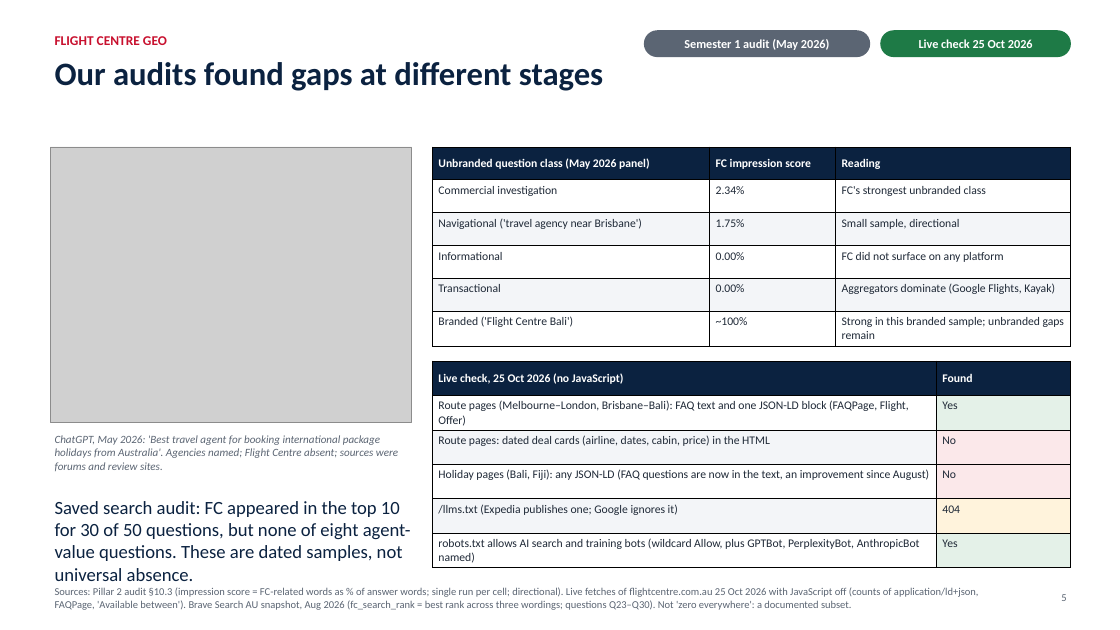
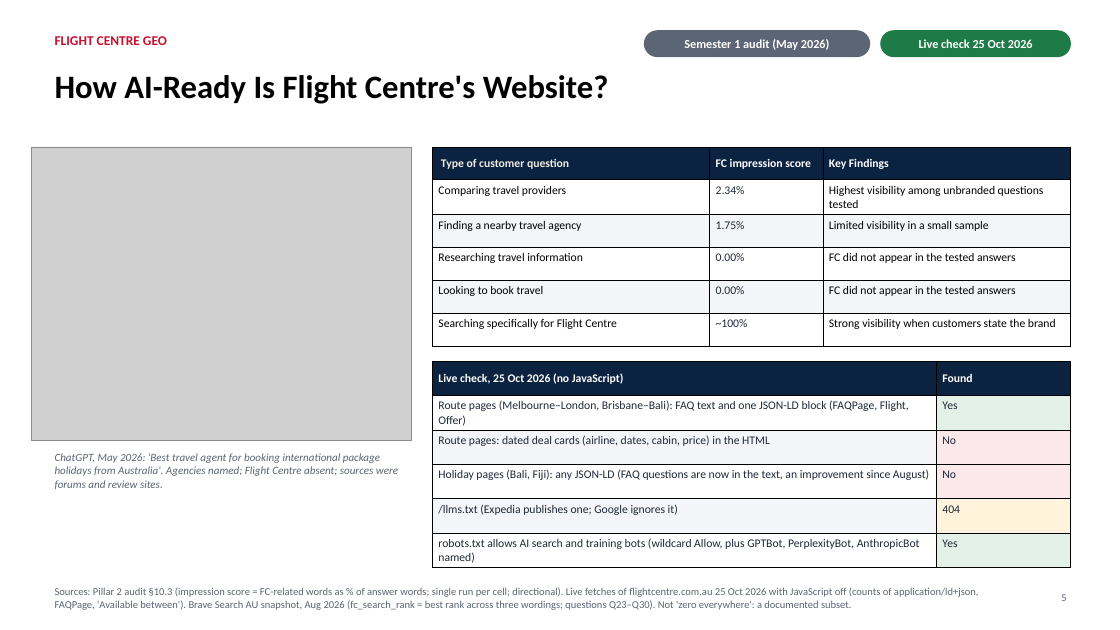
Before and after one commit to muhammadmubbashar/GEO--Generative-Engine-Optimisation, a slide deck: slide 6 of presentation/FC_GEO_Leadership_Final.pptx (slide 5 before the commit). Drawn at 1120x630 pixels with LibreOffice and Linux fonts; fonts in the diff are those of the drawing; grey boxes stand for pictures. Boxes give left, top, right and bottom in pixels: in the first picture for what was removed or moved away, otherwise in the second. Text is boxed around its words. In the diff, an @@ line names an element or a change of style, - is before the commit and + after.

```diff
--- a/presentation/FC_GEO_Leadership_Final.pptx
+++ b/presentation/FC_GEO_Leadership_Final.pptx
@@ text at (x1=55, y1=75, x2=609, y2=104): text changed; text colour #0B2240 to #000000 @@
-Our audits found gaps at different stages
+How AI-Ready Is Flight Centre's Website?
@@ picture resized from (x1=50, y1=147, x2=412, y2=423) to (x1=32, y1=147, x2=412, y2=441) @@
@@ table at (x1=433, y1=147, x2=1071, y2=346) @@
-row 1, column 1: Unbranded question class (May 2026 panel)
+row 1, column 1: Type of customer question
-row 1, column 3: Reading
+row 1, column 3: Key Findings
-row 2, column 1: Commercial investigation
+row 2, column 1: Comparing travel providers
-row 2, column 3: FC's strongest unbranded class
+row 2, column 3: Highest visibility among unbranded questions tested
-row 3, column 1: Navigational ('travel agency near Brisbane')
+row 3, column 1: Finding a nearby travel agency
-row 3, column 3: Small sample, directional
+row 3, column 3: Limited visibility in a small sample
-row 4, column 1: Informational
+row 4, column 1: Researching travel information
-row 4, column 3: FC did not surface on any platform
+row 4, column 3: FC did not appear in the tested answers
-row 5, column 1: Transactional
+row 5, column 1: Looking to book travel
-row 5, column 3: Aggregators dominate (Google Flights, Kayak)
+row 5, column 3: FC did not appear in the tested answers
-row 6, column 1: Branded ('Flight Centre Bali')
+row 6, column 1: Searching specifically for Flight Centre
-row 6, column 3: Strong in this branded sample; unbranded gaps remain
+row 6, column 3: Strong visibility when customers state the brand
@@ text "ChatGPT, May 2026: 'Best travel ..." moved from (x1=55, y1=435, x2=398, y2=471) to (x1=55, y1=453, x2=398, y2=489) @@
@@ text removed at (x1=55, y1=501, x2=411, y2=581) @@
-Saved search audit: FC appeared in the top 10 for 30 of 50 questions, but none of eight agent-value questions. These are dated samples, not universal absence.
```
Also in this commit, not shown: 14 other slides changed, 14 slides added, 20 slides removed, 7 other files.
